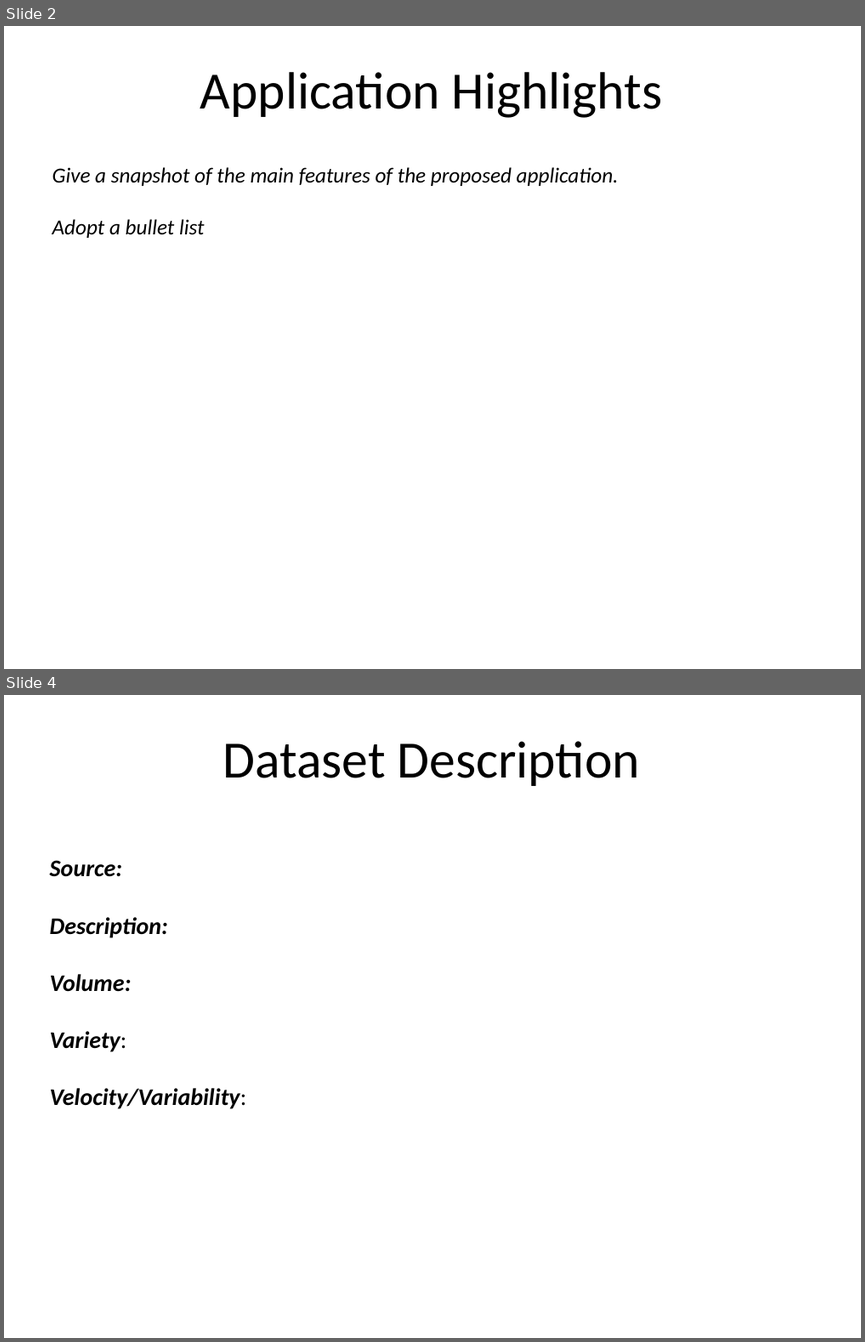
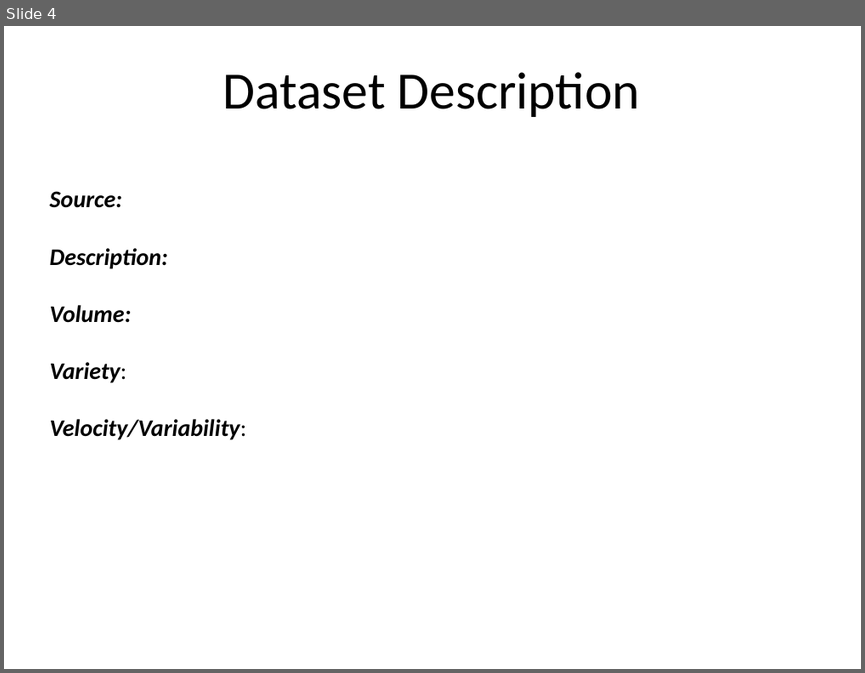
Before and after one commit to lorenzoceccanti/pixelindex, a slide deck: Preliminary Presentation.pptx. Shown one above the other, each under a label of ours: slides 2 and 4 before the commit, slide 4 after it; the slides between them are not shown. The pictures are 865x1342 and 865x673 pixels, drawn with LibreOffice and Linux fonts; fonts in the diff are those of the drawing; background and template pictures are left out. Boxes give left, top, right and bottom in pixels: in the first picture for what was removed or moved away, otherwise in the second. Text is boxed around its words. In the diff, an @@ line names an element or a change of style, - is before the commit and + after.

```diff
--- a/Preliminary Presentation.pptx
+++ b/Preliminary Presentation.pptx
@@ slide 2 removed at (4,26,861,669), background #FFFFFF @@
@@ title removed at (200,72,662,118) @@
-Application Highlights
@@ text removed at (52,167,619,238) @@
-Give a snapshot of the main features of the proposed application.
-Adopt a bullet list
```
Also in this commit, not shown: 5 slides changed, 2 slides added, 2 other slides removed.
